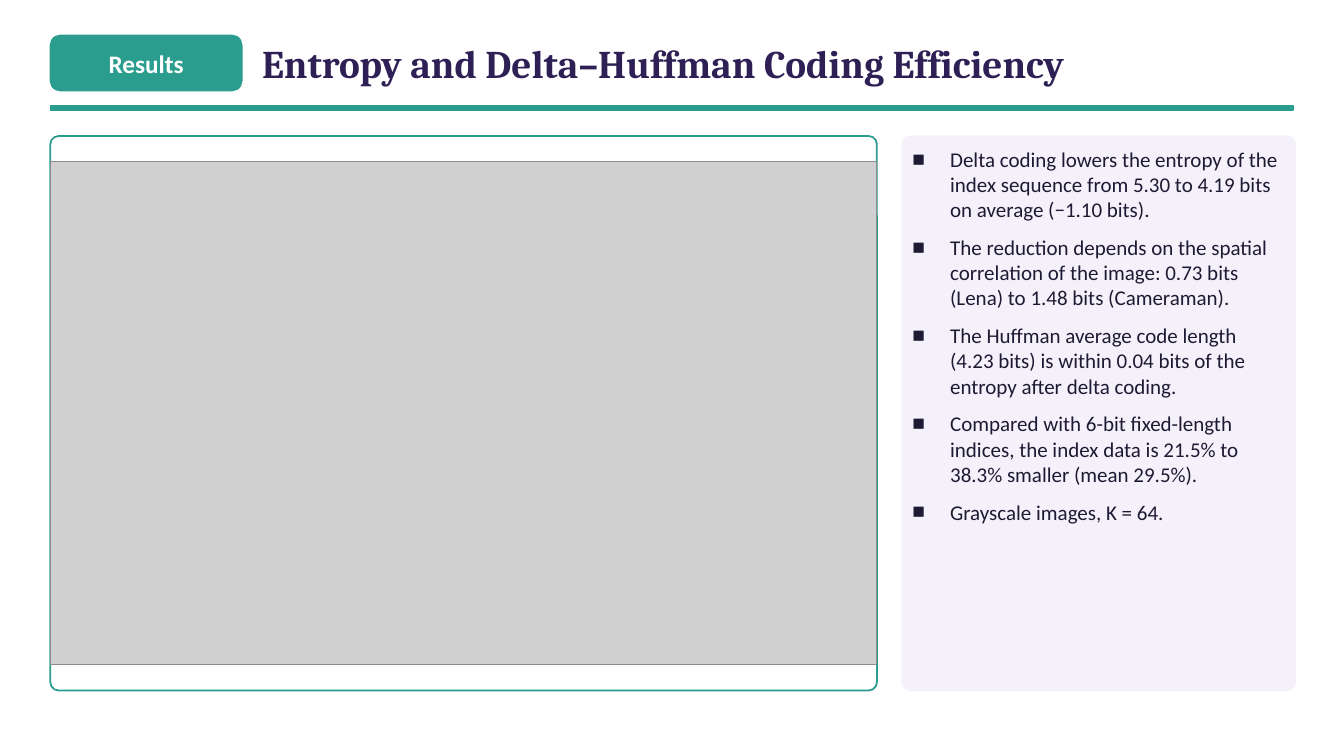
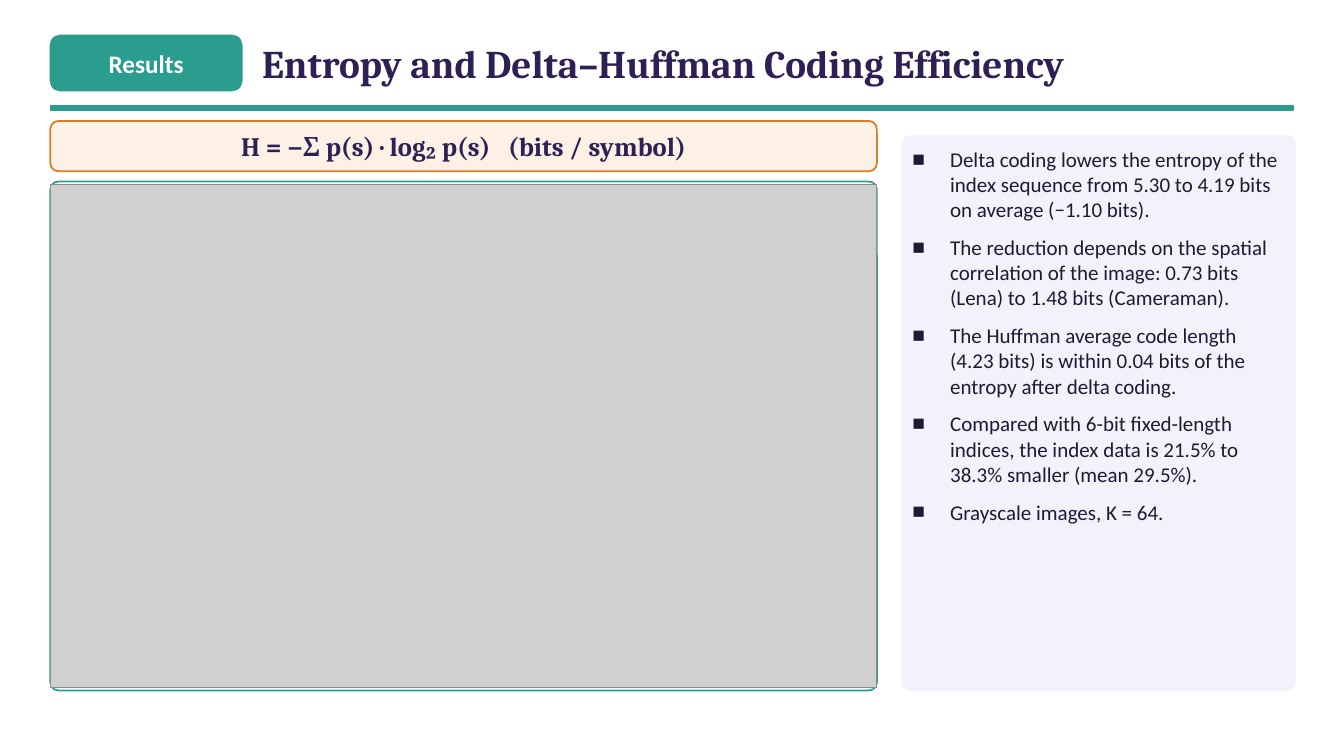
Before and after one commit to ibtihal-cpu/mihk, a slide deck: slide 24 of results/seminar/figs/Seminar_Ibtihal_FINAL.pptx. Drawn at 1344x756 pixels with LibreOffice and Linux fonts; fonts in the diff are those of the drawing; grey boxes stand for pictures. Boxes give left, top, right and bottom in pixels: in the first picture for what was removed or moved away, otherwise in the second. Text is boxed around its words. In the diff, an @@ line names an element or a change of style, - is before the commit and + after.

```diff
--- a/results/seminar/figs/Seminar_Ibtihal_FINAL.pptx
+++ b/results/seminar/figs/Seminar_Ibtihal_FINAL.pptx
@@ rounded rectangle added at [50,121,877,171], fill #FDF1E6, outline #E07B22 1.25 pt @@
@@ text added at [241,136,686,162], 19 pt, text #2E2055, bold @@
+H = −Σ p(s) · log₂ p(s) (bits / symbol)
@@ picture: place and size @@
-picture at [50,161,877,664]
+picture at [50,185,877,688]
@@ rounded rectangle: place and size @@
-rounded rectangle at [50,136,877,691]
+rounded rectangle at [50,181,877,691]
@@ rounded rectangle at [50,181,877,691]: proportions changed @@
```
Also in this commit, not shown: 5 other slides changed, 1 slide added, 1 slide removed, 7 other files.
